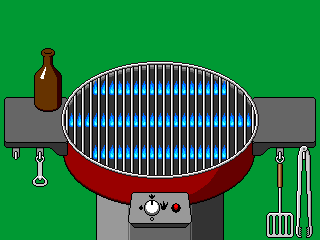
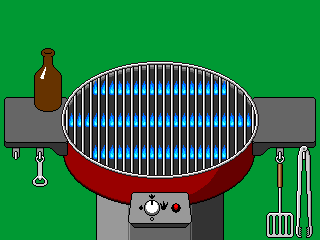
Layer changes from the first w=320, h=240 image to the second:
painted on "beer" over [36, 54, 61, 111]
